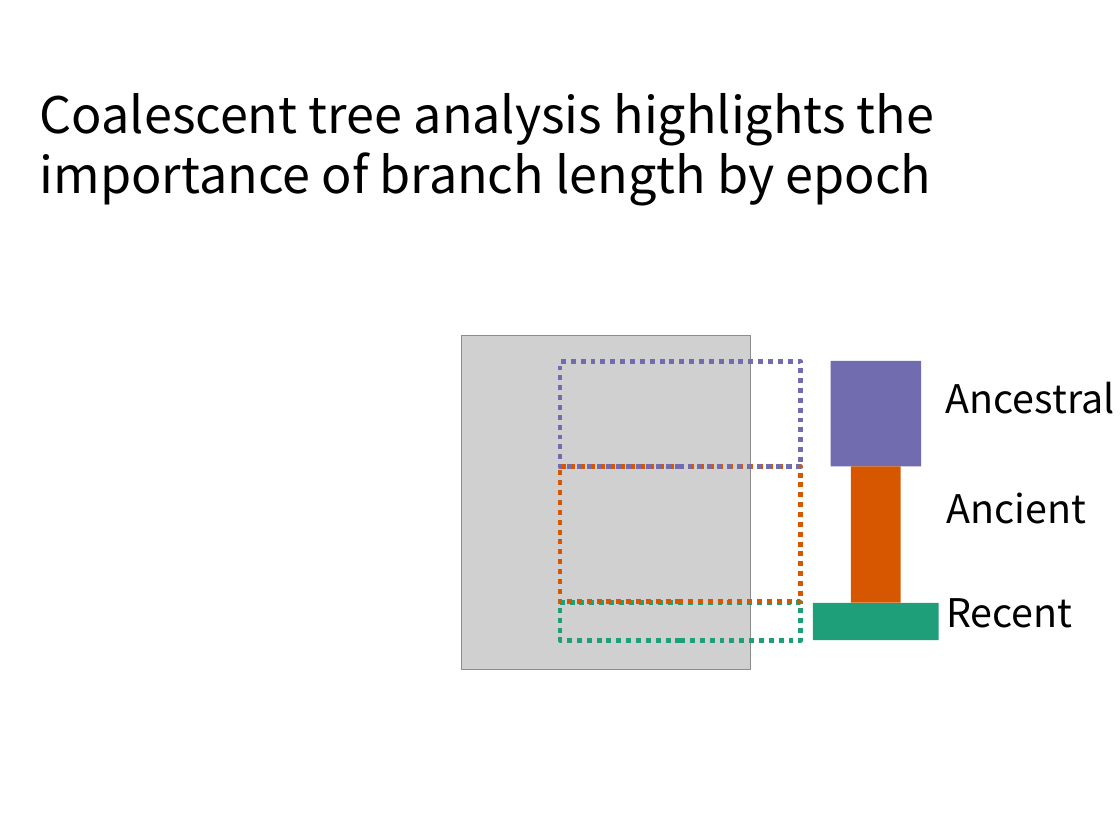
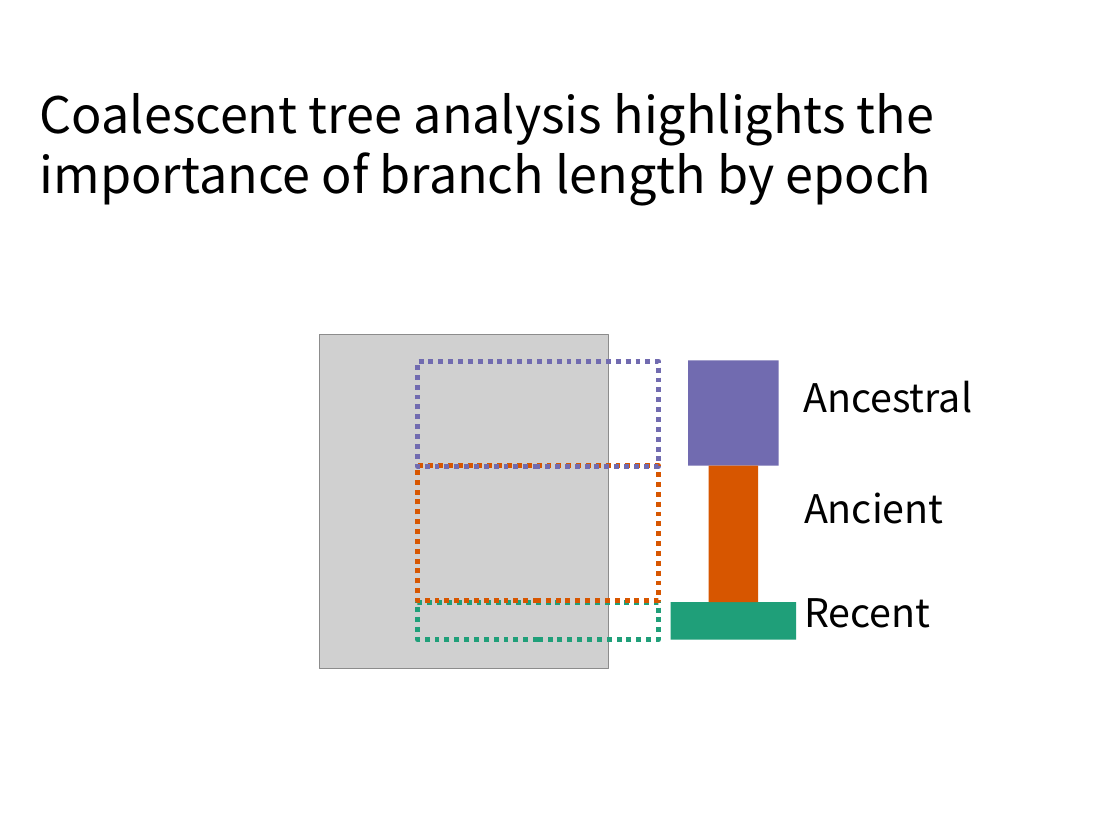
Before and after one commit to jon-mah/sample_size_demography, a slide deck: slide 28 of Summary/20251120_jonmah_committee_meeting.pptx. Drawn at 1120x840 pixels with LibreOffice and Linux fonts; fonts in the diff are those of the drawing; grey boxes stand for pictures. Boxes give left, top, right and bottom in pixels: in the first picture for what was removed or moved away, otherwise in the second. Text is boxed around its words. In the diff, an @@ line names an element or a change of style, - is before the commit and + after.

```diff
--- a/Summary/20251120_jonmah_committee_meeting.pptx
+++ b/Summary/20251120_jonmah_committee_meeting.pptx
@@ 4 rectangles, 3 texts, 1 picture: place and size @@
-4 rectangles, 3 texts, 1 picture at [462,335,1115,669]
+4 rectangles, 3 texts, 1 picture at [319,335,972,669]
@@ rectangle: place and size @@
-rectangle at [851,466,901,603]
+rectangle at [709,465,758,602]
@@ rectangle: place and size @@
-rectangle at [813,603,939,640]
+rectangle at [671,603,797,640]
```
Also in this commit, not shown: 51 other files.
